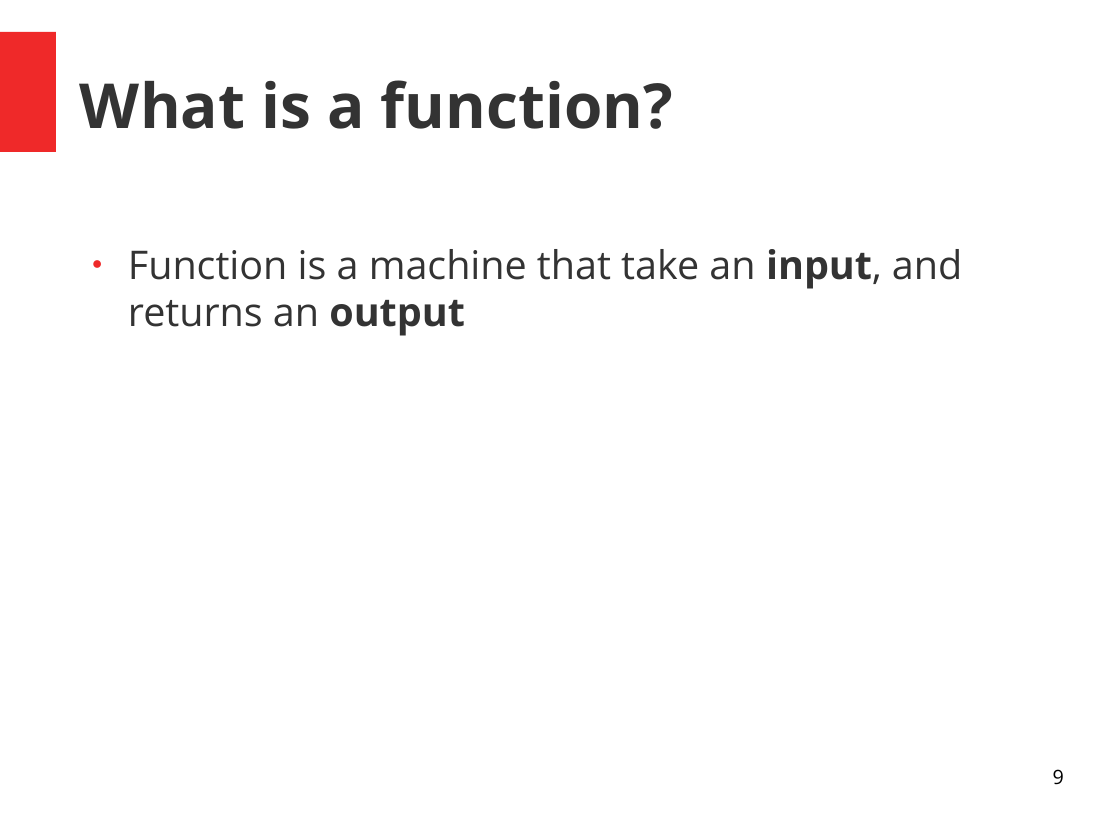
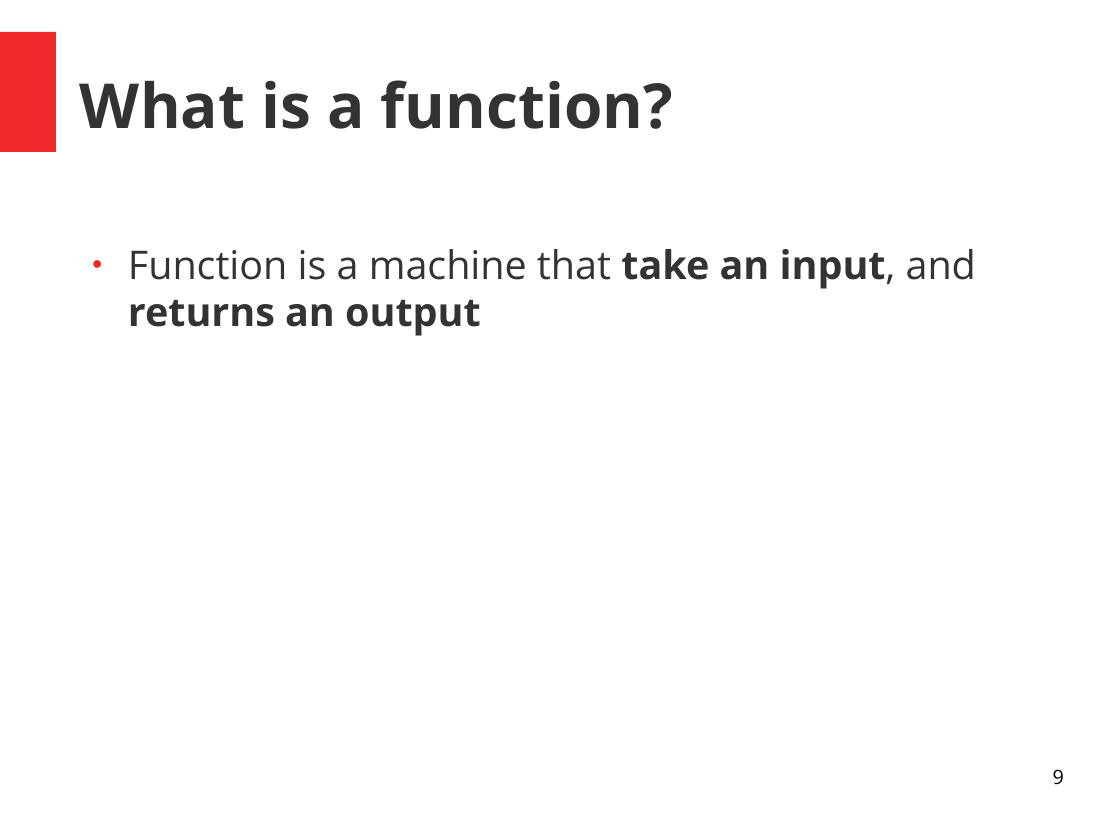
Before and after one commit to ChangHaiBin/FSharpPowerPoint, a slide deck: slide 9 of FSharp Talk.odp. Drawn at 1120x840 pixels with LibreOffice and Linux fonts; fonts in the diff are those of the drawing. Boxes give left, top, right and bottom in pixels: in the first picture for what was removed or moved away, otherwise in the second. Text is boxed around its words. In the diff, an @@ line names an element or a change of style, - is before the commit and + after.

```diff
--- a/FSharp Talk.odp
+++ b/FSharp Talk.odp
@@ text "Function is a machine that ..." at <box>128,249,976,336</box>: bold on in "take an returns an" @@
```
Also in this commit, not shown: 1 other slide changed, 3 slides added, 2 slides removed, 1 other file.
